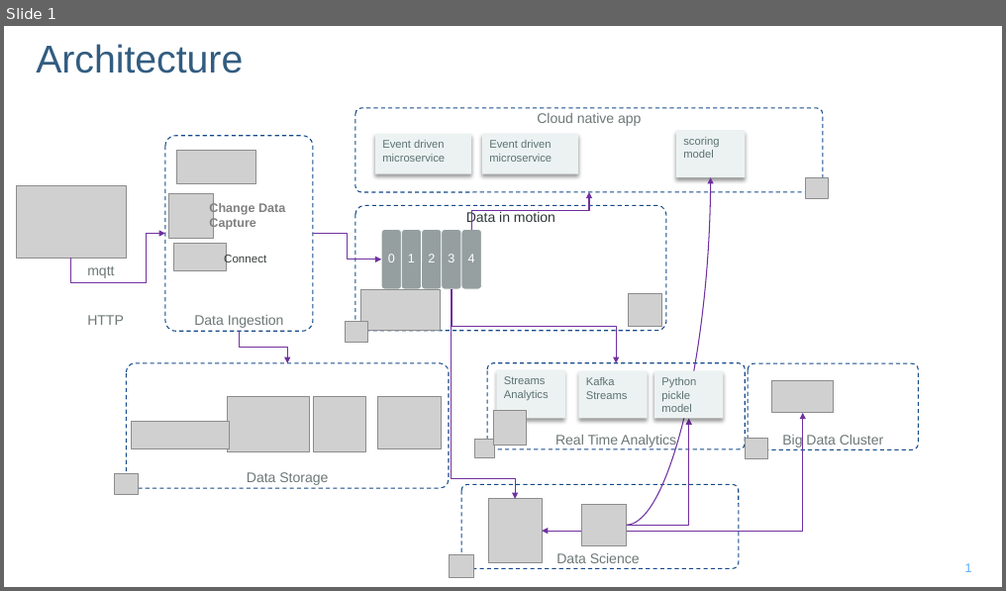
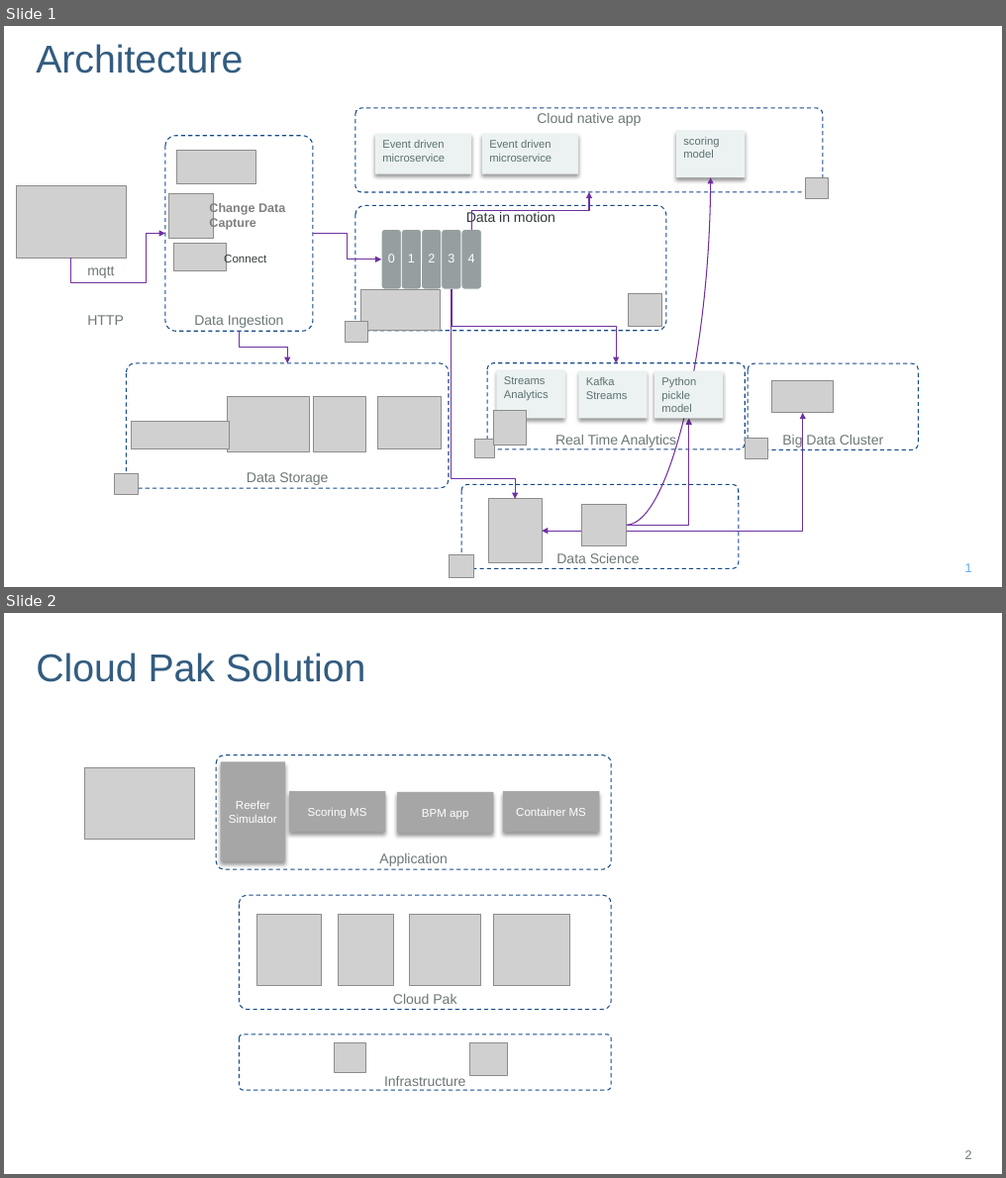
Before and after one commit to ibm-cloud-architecture/refarch-reefer-ml, a slide deck: diagrams.pptx. Shown one above the other, each under a label of ours: slide 1 before the commit, slides 1 and 2 after it. The pictures are 1006x591 and 1006x1178 pixels, drawn with LibreOffice and Linux fonts; fonts in the diff are those of the drawing; grey boxes stand for pictures; background and template pictures are left out. Boxes give left, top, right and bottom in pixels: in the first picture for what was removed or moved away, otherwise in the second. Text is boxed around its words. In the diff, an @@ line names an element or a change of style, - is before the commit and + after.

```diff
--- a/diagrams.pptx
+++ b/diagrams.pptx
@@ slide 2 added at bbox=[4, 613, 1002, 1174], background #FFFFFF @@
@@ title added at bbox=[36, 653, 366, 682], 37.3 pt, text #325C80 @@
+Cloud Pak Solution
@@ rounded rectangle added at bbox=[216, 756, 611, 869], outline #144989 1 pt dashed, 13.3 pt, text #6D7777 @@
+Application
@@ picture added at bbox=[85, 767, 195, 839] @@
@@ rectangle added at bbox=[221, 761, 285, 861], fill #A6A6A6, 11 pt, text #FFFFFF @@
+Reefer Simulator
@@ rectangle added at bbox=[289, 791, 386, 832], fill #A6A6A6, 11 pt, text #FFFFFF @@
+Scoring MS
@@ rectangle added at bbox=[397, 792, 494, 833], fill #A6A6A6, 11 pt, text #FFFFFF @@
+BPM app
@@ rectangle added at bbox=[503, 791, 600, 832], fill #A6A6A6, 11 pt, text #FFFFFF @@
+Container MS
@@ rounded rectangle added at bbox=[239, 895, 611, 1010], outline #144989 1 pt dashed, 13.3 pt, text #6D7777 @@
+Cloud Pak
@@ picture added at bbox=[257, 914, 322, 986] @@
@@ picture added at bbox=[338, 914, 393, 986] @@
@@ picture added at bbox=[410, 914, 481, 986] @@
@@ picture added at bbox=[493, 914, 570, 986] @@
@@ rounded rectangle added at bbox=[239, 1035, 611, 1090], outline #144989 1 pt dashed, 13.3 pt, text #6D7777 @@
+Infrastructure
@@ picture added at bbox=[334, 1044, 365, 1072] @@
@@ picture added at bbox=[469, 1044, 507, 1075] @@
@@ page number added at bbox=[965, 1151, 972, 1159], 12 pt, text #6D7777 @@
+2
```
Also in this commit, not shown: 1 slide changed, 26 other files.
